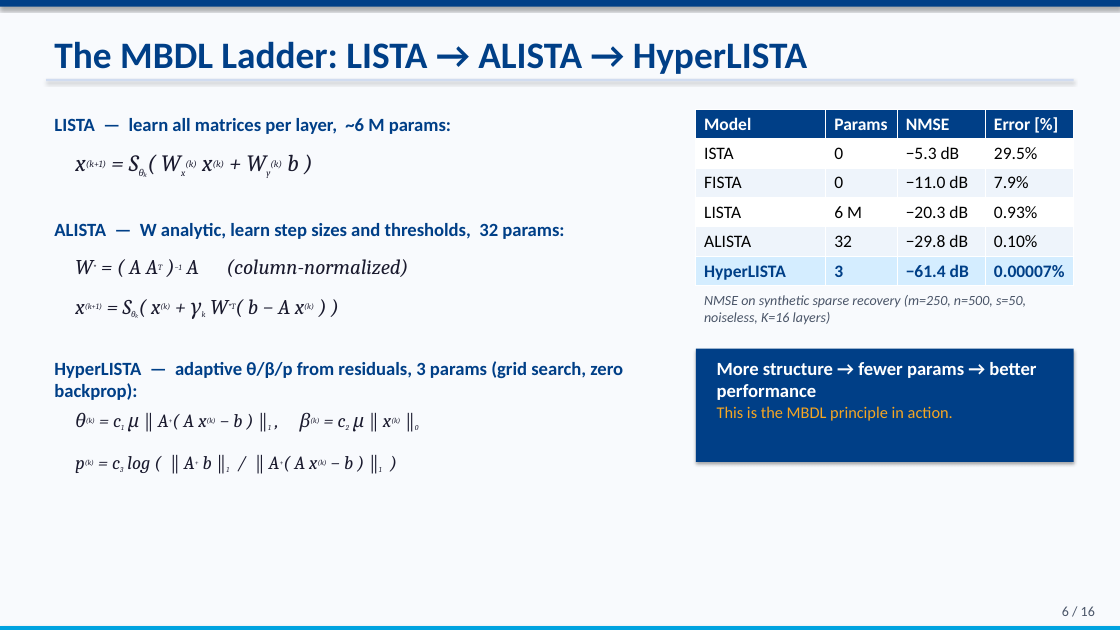
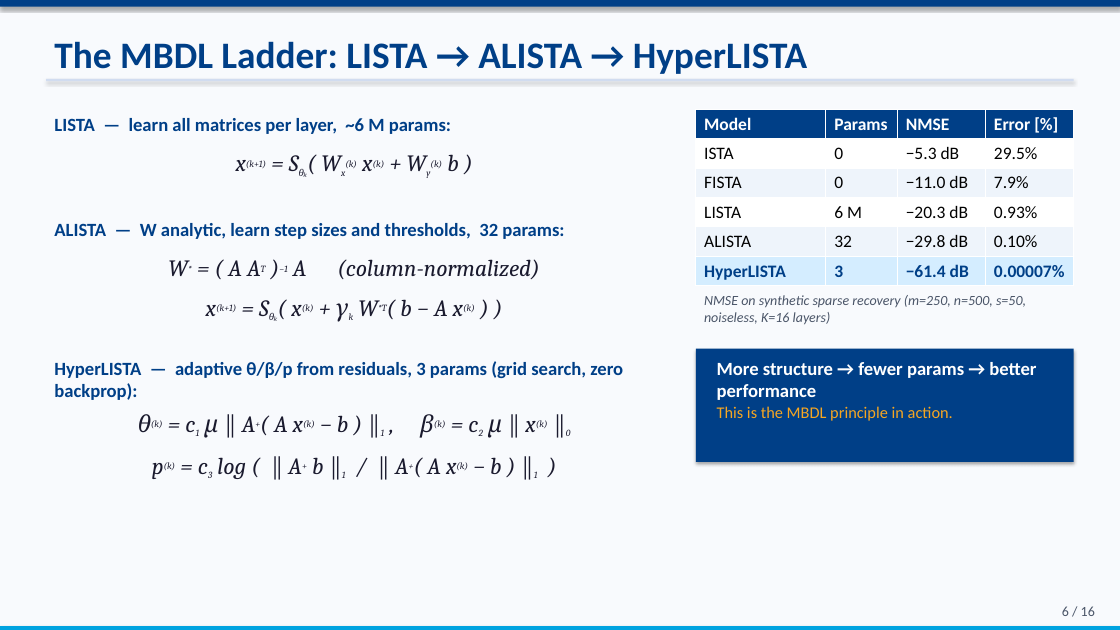
Before and after one commit to ThEpiCake/hyperlista-mbdl, a slide deck: slide 6 of submission/MBDL_Seminar_Presentation.pptx. Drawn at 1120x630 pixels with LibreOffice and Linux fonts; fonts in the diff are those of the drawing. Boxes give left, top, right and bottom in pixels: in the first picture for what was removed or moved away, otherwise in the second. Text is boxed around its words. In the diff, an @@ line names an element or a change of style, - is before the commit and + after.

```diff
--- a/submission/MBDL_Seminar_Presentation.pptx
+++ b/submission/MBDL_Seminar_Presentation.pptx
@@ text "x(k+1) = Sθₖ( Wx(k) x(k) ...": place and size @@
-text "x(k+1) = Sθₖ( Wx(k) x(k) ..." at <box>75,154,299,178</box>
+text "x(k+1) = Sθₖ( Wx(k) x(k) ..." at <box>236,154,459,178</box>
@@ text "x(k+1) = Sθₖ( Wx(k) x(k) ..." at <box>236,154,459,178</box>: alignment left to centre @@
@@ text "W* = ( A AT ...": place and size @@
-text "W* = ( A AT ..." at <box>75,259,408,277</box>
+text "W* = ( A AT ..." at <box>168,259,540,279</box>
@@ text "W* = ( A AT ..." at <box>168,259,540,279</box>: size 18 to 20 pt in "W* = ( A AT )−1 A ..."; size 12 to 14 pt in "W* AT )−1"; alignment left to centre @@
@@ text "x(k+1) = Sθₖ( x(k) + ...": place and size @@
-text "x(k+1) = Sθₖ( x(k) + ..." at <box>75,299,304,314</box>
+text "x(k+1) = Sθₖ( x(k) + ..." at <box>206,299,475,316</box>
@@ text "x(k+1) = Sθₖ( x(k) + ..." at <box>206,299,475,316</box>: size 18 to 20 pt in "x(k+1) = Sθₖ( x(k) + γk W*T( ..."; size 12 to 14 pt in "x(k+1) Sθₖ( x(k) γk W*T( x(k)"; alignment left to centre @@
@@ text "θ(k) = c1 μ ‖ ...": place and size @@
-text "θ(k) = c1 μ ‖ ..." at <box>75,412,419,432</box>
+text "θ(k) = c1 μ ‖ ..." at <box>138,414,571,438</box>
@@ text "θ(k) = c1 μ ‖ ..." at <box>138,414,571,438</box>: size 16 to 20 pt in "θ(k) = c1 μ ‖ A+( A ..."; size 11 to 14 pt in "θ(k) c1 A+( x(k) ‖1 β(k) c2 ..."; alignment left to centre @@
@@ text "p(k) = c3 log ( ...": place and size @@
-text "p(k) = c3 log ( ..." at <box>75,456,382,473</box>
+text "p(k) = c3 log ( ..." at <box>152,457,538,479</box>
@@ text "p(k) = c3 log ( ..." at <box>152,457,538,479</box>: size 16 to 20 pt in "p(k) = c3 log ( ‖ A+ ..."; size 11 to 14 pt in "p(k) c3 A+ ‖1 A+( x(k) ‖1"; alignment left to centre @@
```
Also in this commit, not shown: 5 other slides changed, 1 other file.
